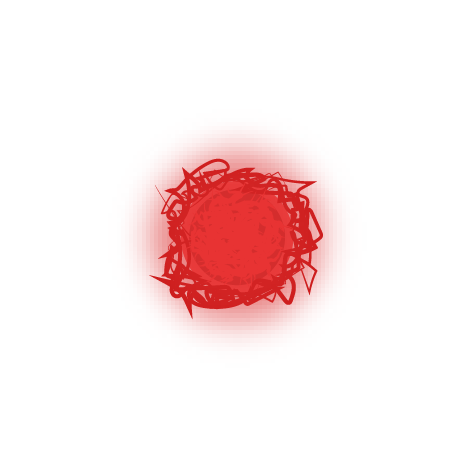
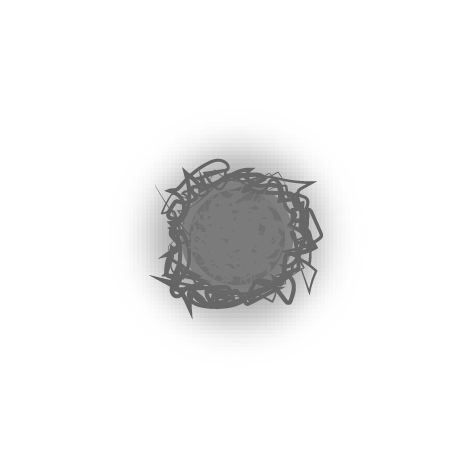
Comparing the layer stacks of the two (471, 472) images. Changes:
painted on "Illumination" over bbox(121, 122, 350, 351)
painted on "Frame 3" over bbox(158, 167, 313, 309)
painted on "Frame 2" over bbox(149, 158, 317, 320)
painted on "Frame 1" over bbox(155, 167, 323, 309)
painted on "Body" over bbox(180, 181, 294, 294)
